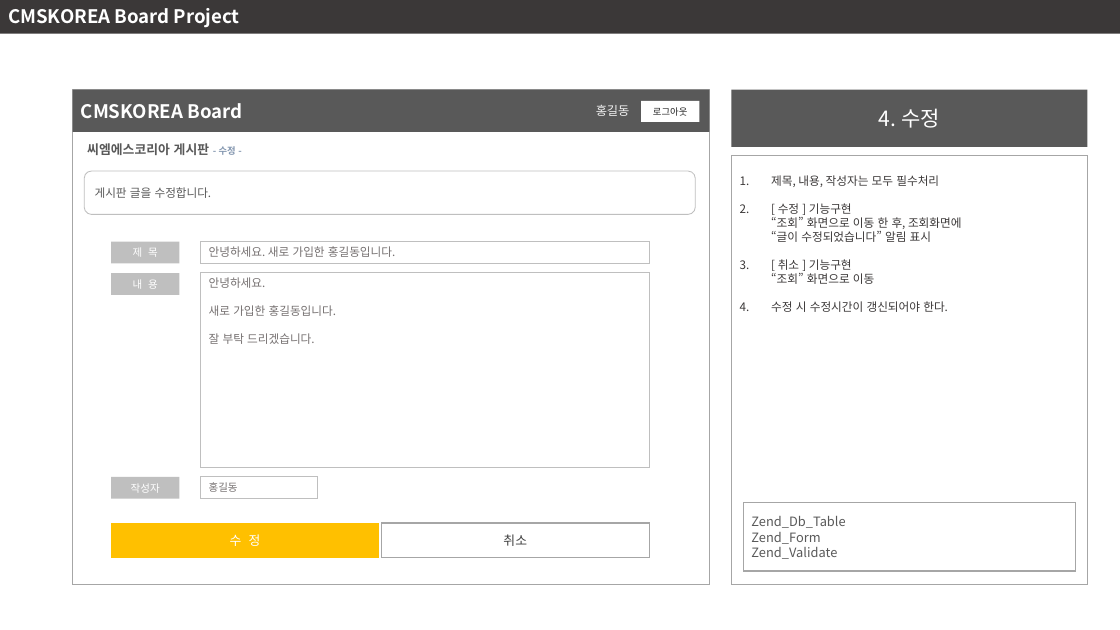
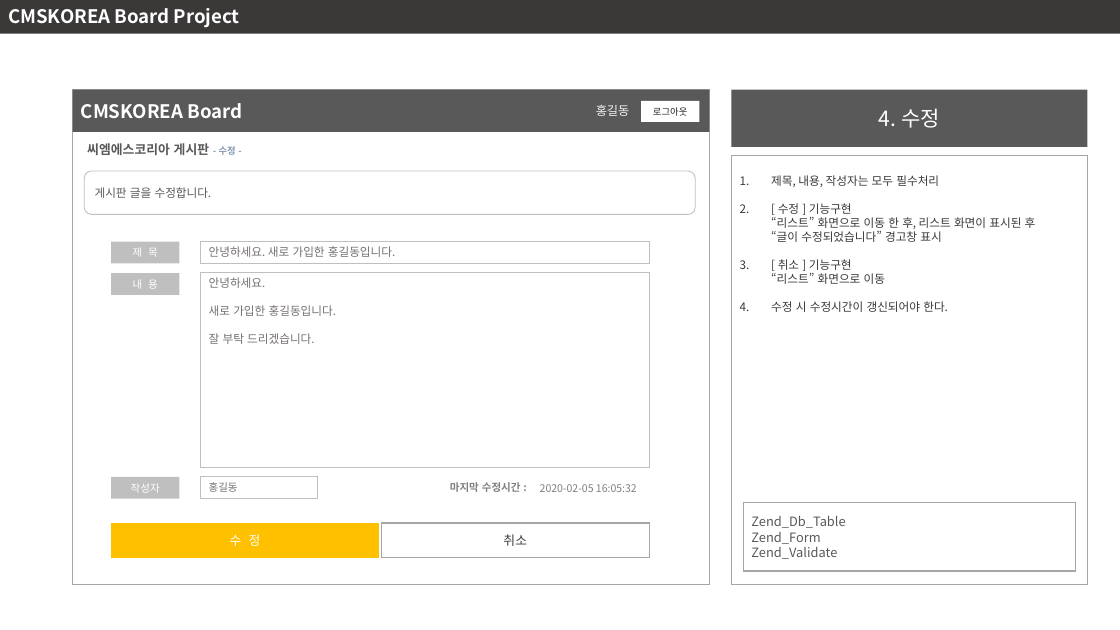
Before and after one commit to jinwon-cmskorea/cmskorea_board_class, a slide deck: slide 7 of documents/신입프로젝트_게시판_수정.pptx. Drawn at 1120x630 pixels with LibreOffice and Linux fonts; fonts in the diff are those of the drawing. Boxes give left, top, right and bottom in pixels: in the first picture for what was removed or moved away, otherwise in the second. Text is boxed around its words. In the diff, an @@ line names an element or a change of style, - is before the commit and + after.

```diff
--- a/documents/신입프로젝트_게시판_수정.pptx
+++ b/documents/신입프로젝트_게시판_수정.pptx
@@ text in rectangle at (771, 203, 1036, 284): text changed @@
-2. [ 수정 ] 기능구현
-   “조회” 화면으로 이동 한 후, 조회화면에
-   “글이 수정되었습니다” 알림 표시
-3. [ 취소 ] 기능구현
-   “조회” 화면으로 이동
+2. [ 수정 ] 기능구현
+   “리스트” 화면으로 이동 한 후, 리스트 화면이 표시된 후
+   “글이 수정되었습니다” 경고창 표시
+3. [ 취소 ] 기능구현
+   “리스트” 화면으로 이동
@@ text added at (450, 482, 521, 492), 9 pt, text #808080, bold @@
+마지막 수정시간 :
@@ text added at (540, 484, 637, 492), 9 pt, text #808080 @@
+2020-02-05 16:05:32
```
Also in this commit, not shown: 4 other slides changed, 3 other files.
